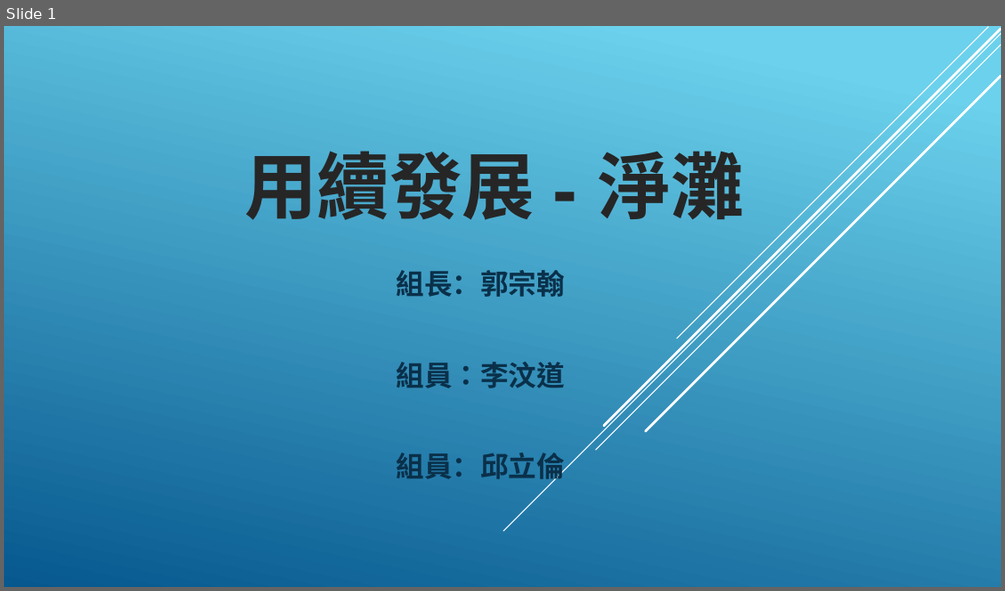
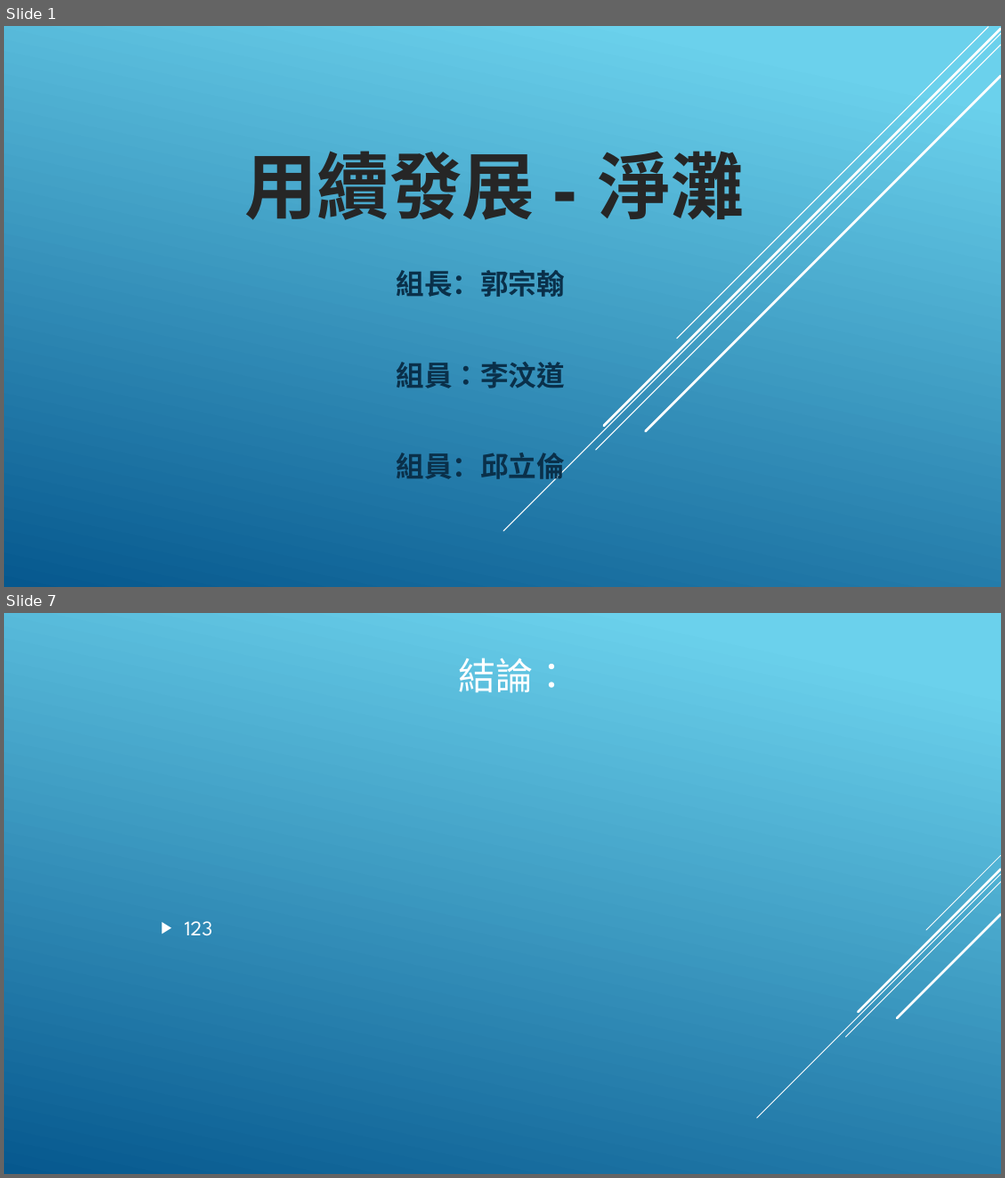
Before and after one commit to DennySORA/Environmental_Sustainability_Partition_Hackathon_2018, a slide deck: doc/永續發展 - 淨灘.pptx. Shown one above the other, each under a label of ours: slide 1 before the commit, slides 1 and 7 after it; the slides between them are not shown. The pictures are 1005x591 and 1005x1178 pixels, drawn with LibreOffice and Linux fonts; fonts in the diff are those of the drawing; background and template pictures are left out. Boxes give left, top, right and bottom in pixels: in the first picture for what was removed or moved away, otherwise in the second. Text is boxed around its words. In the diff, an @@ line names an element or a change of style, - is before the commit and + after.

```diff
--- a/doc/永續發展 - 淨灘.pptx
+++ b/doc/永續發展 - 淨灘.pptx
@@ slide 7 added at <box>4,613,1001,1174</box>, background gradient #6ED2EB to #06588E @@
@@ title added at <box>458,657,570,693</box>, 36 pt, text #FFFFFF @@
+結論：
@@ text added at <box>185,921,213,936</box>, 20 pt, text #FFFFFF @@
+▶ 123
@@ group added at <box>757,855,1001,1118</box>: 5 lines @@
```
Also in this commit, not shown: 3 slides changed, 2 other slides added, 2 slides removed, 1 other file.
